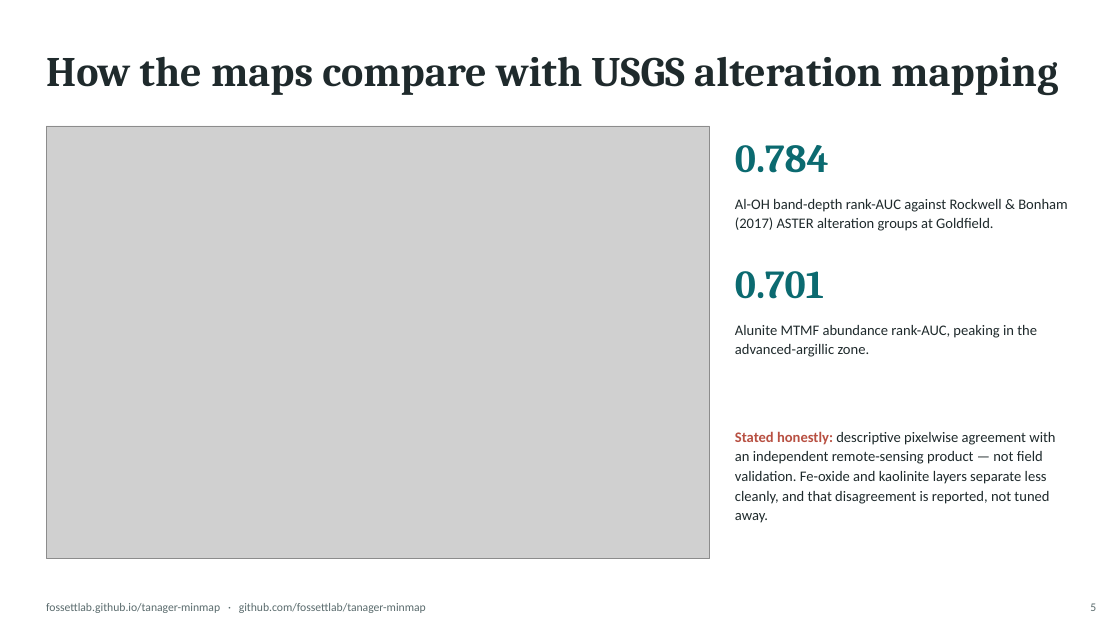
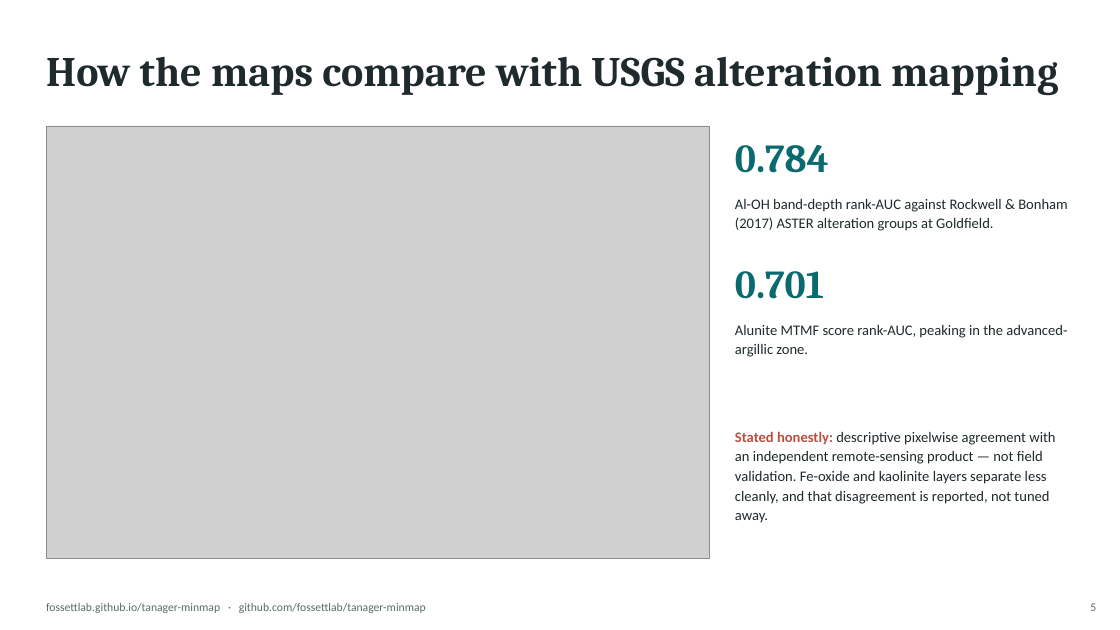
Before and after one commit to fossettlab/tanager-minmap, a slide deck: slide 5 of submission/tanager_minmap_deck.pptx. Drawn at 1120x630 pixels with LibreOffice and Linux fonts; fonts in the diff are those of the drawing; grey boxes stand for pictures. Boxes give left, top, right and bottom in pixels: in the first picture for what was removed or moved away, otherwise in the second. Text is boxed around its words. In the diff, an @@ line names an element or a change of style, - is before the commit and + after.

Commit message:
Final review pass: relative abundance scores and EMIT description
MTMF output is described as a relative abundance score rather than an
abundance estimate, and the EMIT comparison drops the only-other-instrument
exclusivity claim. The screening-proxy caveats, descriptive rank-AUC framing,
negative results, and grid-versus-resolving-power distinction are unchanged.

```diff
--- a/submission/tanager_minmap_deck.pptx
+++ b/submission/tanager_minmap_deck.pptx
@@ text at bbox=[735, 325, 1067, 357]: text changed @@
-Alunite MTMF abundance rank-AUC, peaking in the advanced-argillic zone.
+Alunite MTMF score rank-AUC, peaking in the advanced-argillic zone.
```
Also in this commit, not shown: 3 other files.
